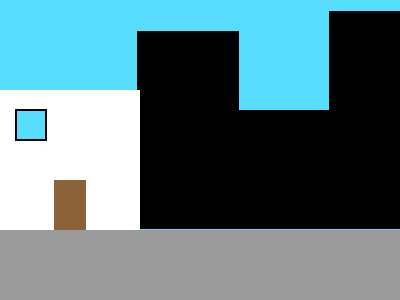
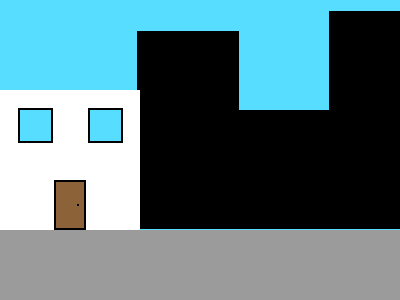
Layer changes from the first w=400, h=300 image to the second:
added layer "Rectangle 6 copy" in group "house1" over [88, 108, 123, 143]
painted on "Rectangle 6" over [15, 108, 53, 143]
painted on "Rectangle 5" over [54, 180, 86, 230]
